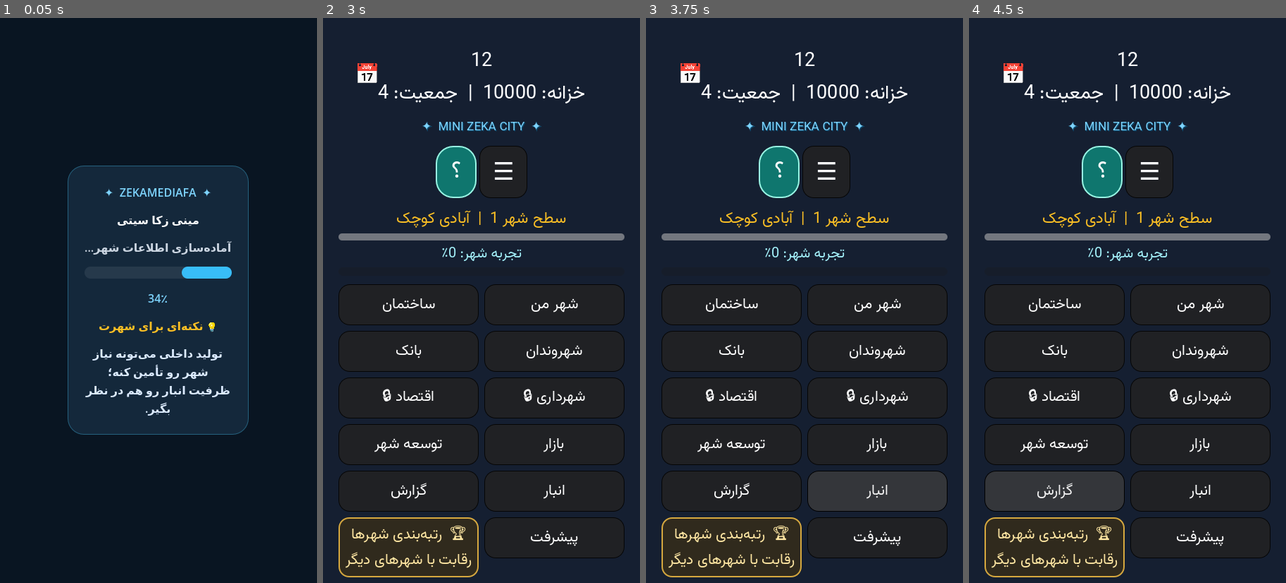
Above: before the commit, frames 1-4 (left to right).
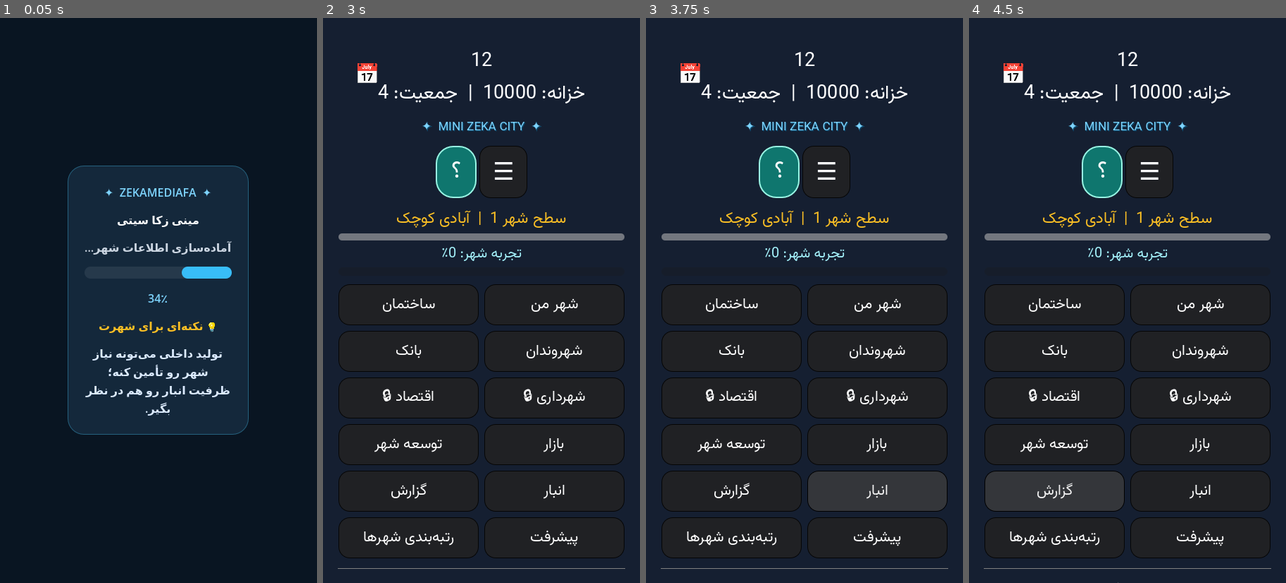
Above: after the commit, the same moments.

Repository: zekainstabot/mini-zeka-city
Game: Godot game, scene res://Main.tscn
The game is run twice, just before and just after one commit, with the same random seed, the same clock (stepped at 60 frames per second) and the same inputs.
Inputs (mouse positions are in pixels of both pictures, inside the frame that each line leads up to):
- Up to frame 1 (0.05 s): no input
- Up to frame 2 (3 s): click (481, 334) at 0.52 s; type "12" at 0.6 s; click "شهر من" at 1.25 s; click "شهروندان" at 2 s; click "توسعه شهر" at 2.75 s
- Up to frame 3 (3.75 s): click "انبار" at 3.5 s
- Up to frame 4 (4.5 s): click "گزارش" at 4.25 s

Frame 1 is identical in both runs. In frame 2, 2.2% of the frame differs, in the area x 4-96%, y 88-99%; in frame 3, 2.2%; in frame 4, 2.2%, in the area x 4-96%, y 88-100%.

Commit message:
Use standard navigation style for city ranking button

Diff:
--- a/scripts/Main.gd
+++ b/scripts/Main.gd
@@ -1079,31 +1079,10 @@
 		b.size_flags_horizontal = Control.SIZE_EXPAND_FILL
 		_style_button(b, true)
 		if str(item.p) == "ranking":
-			b.text = PersianText.reshaper("🏆  رتبه‌بندی شهرها\nرقابت با شهرهای دیگر")
-			b.custom_minimum_size = Vector2(0, 76 if compact_layout else 70)
+			# Keep ranking visually consistent with the other navigation buttons.
+			b.text = PersianText.reshaper("رتبه‌بندی شهرها")
 			b.alignment = HORIZONTAL_ALIGNMENT_CENTER
 			b.text_direction = Control.TEXT_DIRECTION_RTL
-			_apply_font(b, 16 if compact_layout else 17)
-			var ranking_normal = StyleBoxFlat.new()
-			ranking_normal.bg_color = Color("#302a1d")
-			ranking_normal.border_color = Color("#d6a83f")
-			ranking_normal.set_border_width_all(2)
-			ranking_normal.set_corner_radius_all(14)
-			ranking_normal.content_margin_left = 10
-			ranking_normal.content_margin_right = 10
-			ranking_normal.content_margin_top = 7
-			ranking_normal.content_margin_bottom = 7
-			var ranking_hover = ranking_normal.duplicate()
-			ranking_hover.bg_color = Color("#493b20")
-			ranking_hover.border_color = Color("#f5d477")
-			var ranking_pressed = ranking_normal.duplicate()
-			ranking_pressed.bg_color = Color("#211d16")
-			b.add_theme_stylebox_override("normal", ranking_normal)
-			b.add_theme_stylebox_override("hover", ranking_hover)
-			b.add_theme_stylebox_override("pressed", ranking_pressed)
-			b.add_theme_color_override("font_color", Color("#ffe7a3"))
-			b.add_theme_color_override("font_hover_color", Color("#fff4cf"))
-			b.add_theme_color_override("font_pressed_color", Color("#f5d477"))
 		if str(item.p) == "missions":
 			b.alignment = HORIZONTAL_ALIGNMENT_RIGHT
 			b.text_direction = Control.TEXT_DIRECTION_RTL
